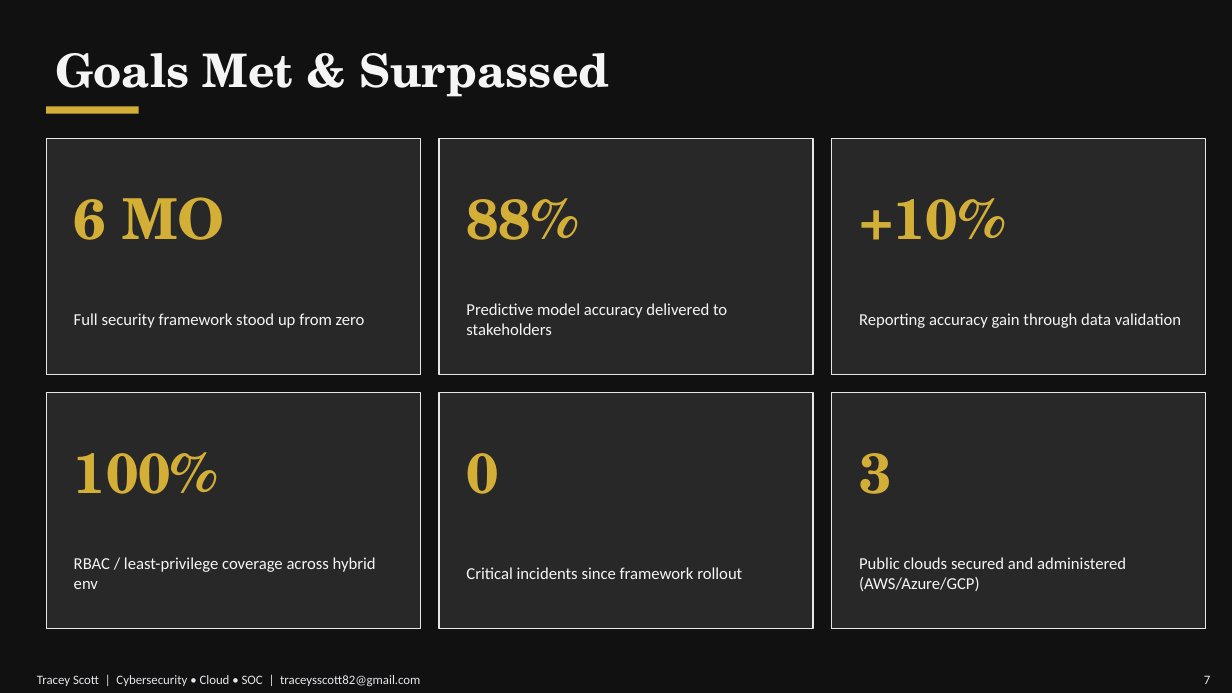
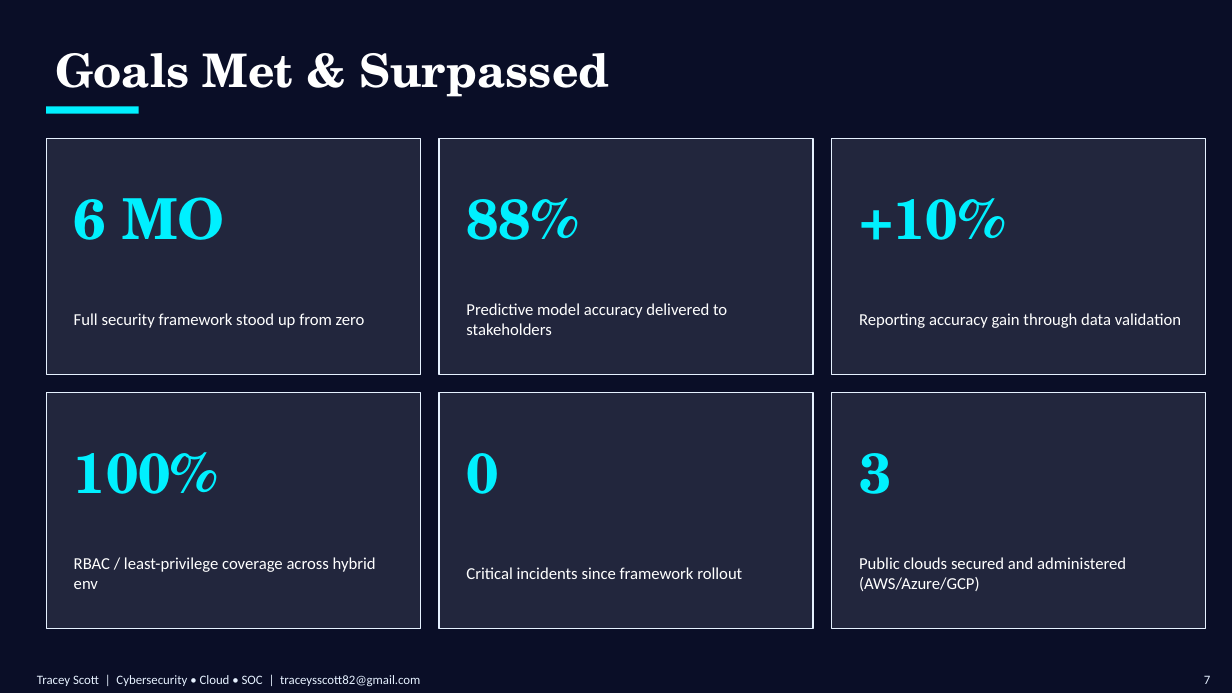
Before and after one commit to TraceyTheAnalyst/tracey-portfolio-deck, a slide deck: slide 7 of Tracey-Scott-Portfolio.pptx. Drawn at 1232x693 pixels with LibreOffice and Linux fonts; fonts in the diff are those of the drawing. Boxes give left, top, right and bottom in pixels: in the first picture for what was removed or moved away, otherwise in the second. Text is boxed around its words. In the diff, an @@ line names an element or a change of style, - is before the commit and + after.

Commit message:
Apply Cyber Neon palette

```diff
--- a/Tracey-Scott-Portfolio.pptx
+++ b/Tracey-Scott-Portfolio.pptx
@@ background #111111 to #0A0E27 @@
@@ rectangle at bbox=[46, 106, 139, 114]: fill #D4AF37 to #00F0FF @@
@@ fill #F5F5F5 at 10% opacity to #FFFFFF at 10% opacity; outline #E5E7EB 1 pt to #E6F1FF 1 pt in 6 elements at bbox=[46, 139, 421, 374], bbox=[439, 139, 813, 374], bbox=[832, 139, 1206, 374], bbox=[46, 393, 421, 628], bbox=[439, 393, 813, 628], bbox=[832, 393, 1206, 628] @@
@@ text colour #D4AF37 to #00F0FF in 6 elements at bbox=[74, 197, 224, 240], bbox=[466, 198, 578, 240], bbox=[859, 198, 1005, 240], bbox=[74, 452, 218, 494], bbox=[466, 453, 498, 494], bbox=[859, 453, 891, 494] @@
@@ text colour #F5F5F5 to #FFFFFF in 7 elements at bbox=[55, 53, 609, 97], bbox=[74, 313, 365, 328], bbox=[466, 303, 727, 335], bbox=[859, 313, 1181, 328], bbox=[74, 557, 376, 589], bbox=[466, 567, 742, 579], bbox=[859, 557, 1126, 591] @@
@@ rectangle at bbox=[0, 665, 1229, 693]: fill #111111 to #0A0E27 @@
@@ text "Tracey Scott | Cybersecurity • ..." at bbox=[37, 675, 420, 686]: text colour #E5E7EB to #E6F1FF @@
@@ text "7" at bbox=[1204, 675, 1210, 684]: text colour #E5E7EB to #E6F1FF @@
```
Also in this commit, not shown: 7 other slides changed, 10 other files.
